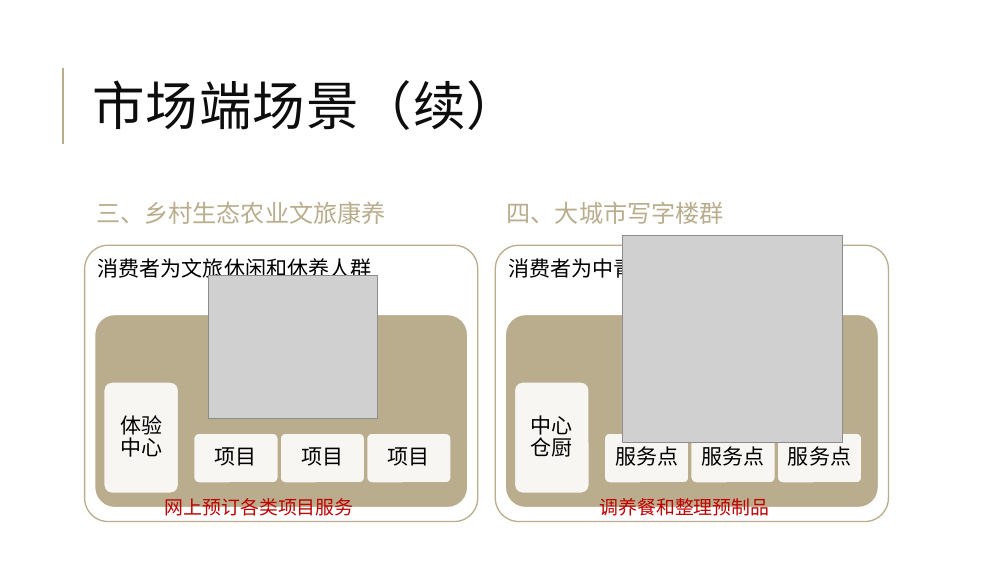
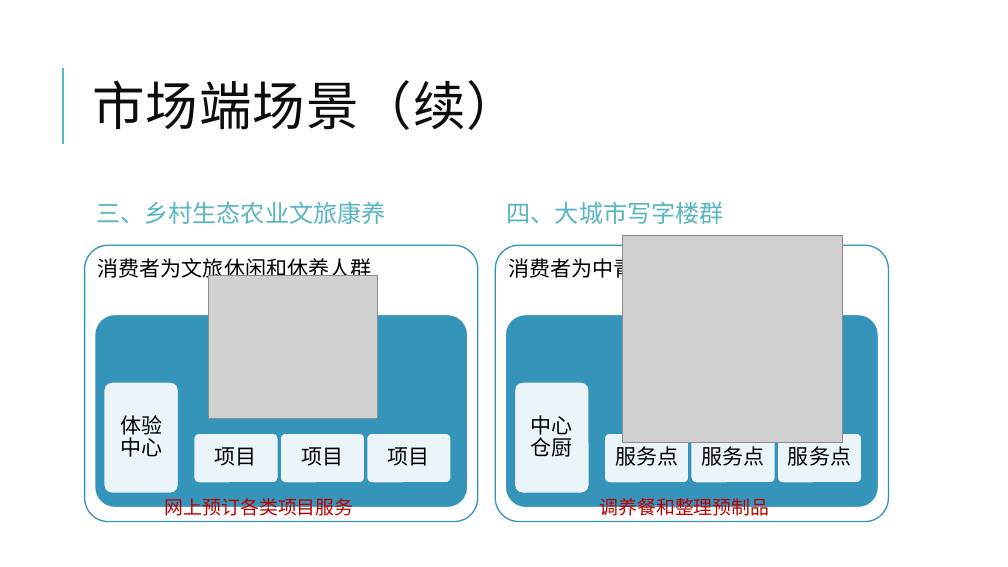
Before and after one commit to jzgi/chainsmart, a slide deck: slide 12 of Docs/品链供销.pptx. Drawn at 1008x567 pixels with LibreOffice and Linux fonts; fonts in the diff are those of the drawing; grey boxes stand for pictures. Boxes give left, top, right and bottom in pixels: in the first picture for what was removed or moved away, otherwise in the second. Text is boxed around its words. In the diff, an @@ line names an element or a change of style, - is before the commit and + after.

```diff
--- a/Docs/品链供销.pptx
+++ b/Docs/品链供销.pptx
@@ line (63, 144) - (63, 68): stroke #B9AD8D 1.5 pt to #58B6C0 1.5 pt @@
@@ text "三、乡村生态农业文旅康养" at <box>96,201,386,224</box>: text colour #B9AD8D to #58B6C0 @@
@@ text "四、大城市写字楼群" at <box>507,201,724,224</box>: text colour #B9AD8D to #58B6C0 @@
@@ rounded rectangle at <box>95,315,468,508</box>: fill #B9AD8D to #3494BA @@
@@ rounded rectangle at <box>505,315,879,508</box>: fill #B9AD8D to #3494BA @@
@@ rounded rectangle at <box>187,383,458,494</box>: fill #B9AD8D to #3494BA; outline #B9AD8D 1.5 pt to #3494BA 1.5 pt @@
@@ rounded rectangle at <box>597,383,869,494</box>: fill #B9AD8D to #3494BA; outline #B9AD8D 1.5 pt to #3494BA 1.5 pt @@
@@ outline #B9AD8D 1.25 pt to #3494BA 1.25 pt in 10 elements at <box>85,245,478,521</box>, <box>104,382,178,493</box>, <box>194,433,278,483</box>, <box>281,433,365,483</box>, <box>367,433,451,483</box>, <box>495,245,889,521</box>, <box>515,382,590,493</box>, <box>604,433,689,483</box>, <box>691,433,776,483</box>, <box>777,433,862,483</box> @@
```
Also in this commit, not shown: 34 other slides changed, 9 other files.
